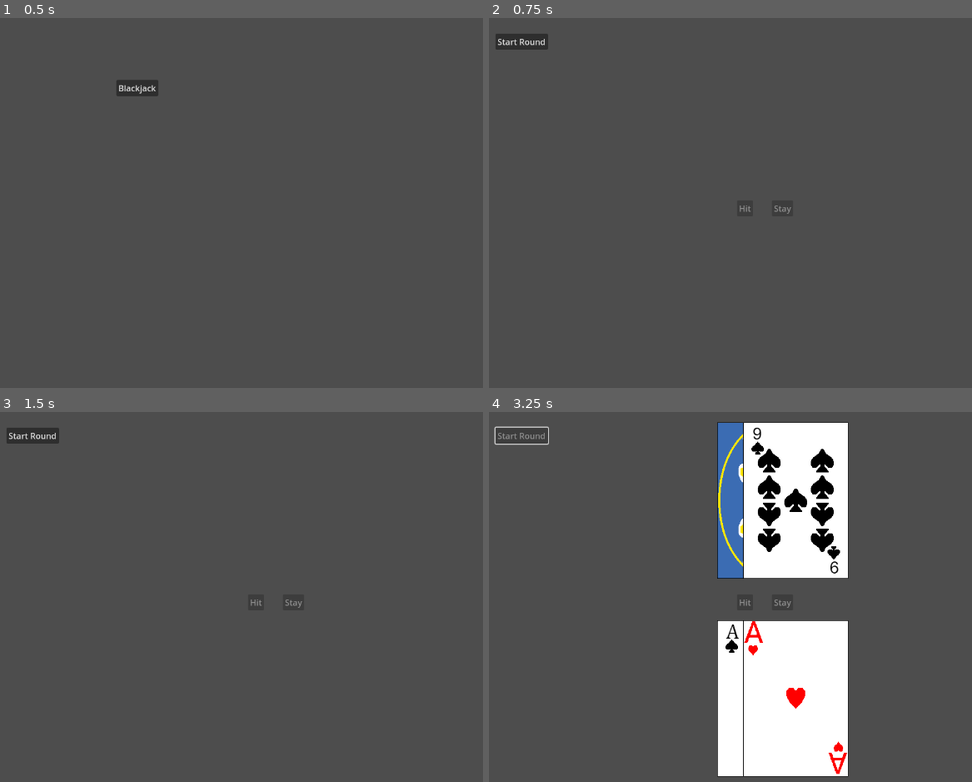
Above: before the commit, frames 1-4 (two rows, left to right).
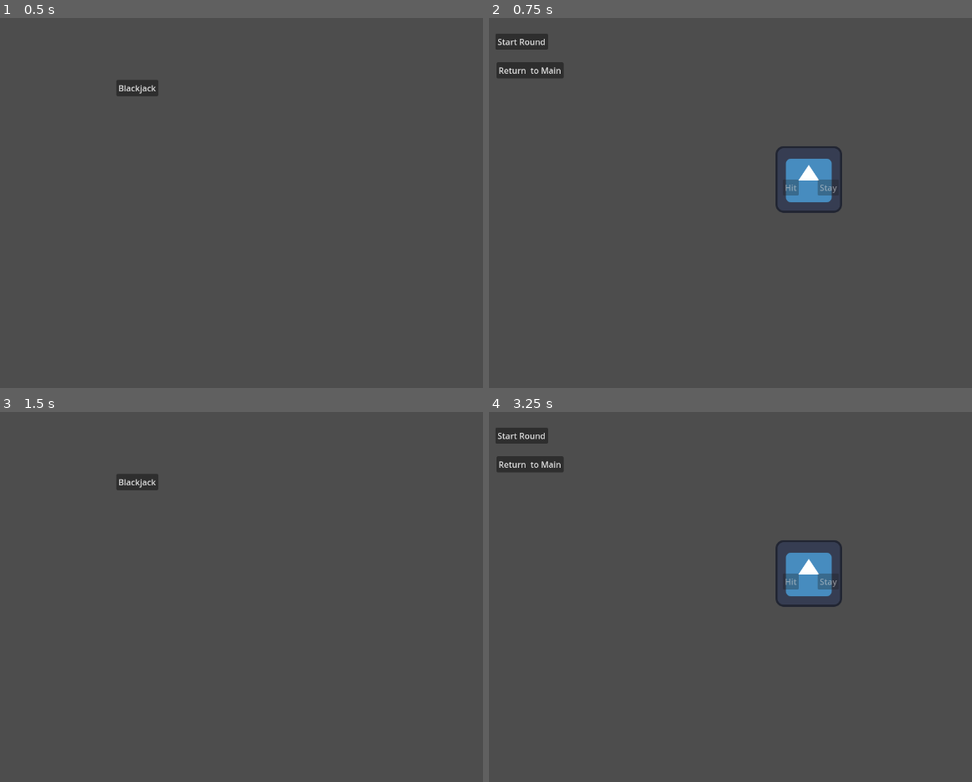
Above: after the commit, the same moments.

Repository: OwenFrakes/congressAppChallenge
Game: Godot game, scene res://Scenes/playerMovement.tscn
Two runs of this game, one before a commit and one after it. Both use one fixed random seed, a clock stepped at 60 frames per second and the inputs below. The engine's default icon, where the game draws it, is replaced by a stand-in: a white triangle on a blue panel in a dark square.
Inputs (mouse positions are in pixels of both pictures, inside the frame that each line leads up to):
- Up to frame 1 (0.5 s): no input
- Up to frame 2 (0.75 s): click "Blackjack" at 0.5 s
- Up to frame 3 (1.5 s): click (43, 463) at 1.25 s, where only the run after the commit has a clickable "Return to Main"
- Up to frame 4 (3.25 s): click (522, 434) at 2 s, where only the run before the commit has a clickable "Start Round"; click (624, 482) at 2.75 s, where only the run after the commit has a clickable "Blackjack"

Frame 1 is identical in both runs. In frame 2, 2.1% of the frame differs, in the area x 1-74%, y 11-53%; in frame 3, 0.8%; in frame 4, 24%, in the area x 1-75%, y 2-99%.

Commit message:
Global Variable + Centeredish Cards

Diff:
--- a/Scenes/blackjack.tscn
+++ b/Scenes/blackjack.tscn
@@ -1,7 +1,9 @@
-[gd_scene load_steps=3 format=3 uid="uid://dc48lkekxqu2l"]
+[gd_scene load_steps=5 format=3 uid="uid://dc48lkekxqu2l"]
 
 [ext_resource type="Script" path="res://Scripts/black_jack_dealer.gd" id="1_ic5ah"]
-[ext_resource type="Script" path="res://Scenes/player.gd" id="2_h7nlf"]
+[ext_resource type="Script" path="res://Scripts/player.gd" id="2_h7nlf"]
+[ext_resource type="Script" path="res://Scripts/player_mover.gd" id="3_wl8o3"]
+[ext_resource type="Texture2D" uid="uid://dxiid5fb4k47q" path="res://Resources/icon.svg" id="4_tjweg"]
 
 [node name="Node2D" type="Node2D"]
 
@@ -19,24 +21,40 @@
 anchor_mode = 0
 
 [node name="HitButton" type="Button" parent="."]
-offset_left = 502.0
-offset_top = 350.0
-offset_right = 533.0
-offset_bottom = 381.0
+z_index = 2
+offset_left = 590.0
+offset_top = 310.0
+offset_right = 621.0
+offset_bottom = 341.0
 disabled = true
 text = "Hit"
 
 [node name="StayButton" type="Button" parent="."]
-offset_left = 569.0
-offset_top = 350.0
-offset_right = 610.0
-offset_bottom = 381.0
+z_index = 2
+offset_left = 657.0
+offset_top = 310.0
+offset_right = 698.0
+offset_bottom = 341.0
 disabled = true
 text = "Stay"
 
 [node name="Player" type="Node" parent="."]
 script = ExtResource("2_h7nlf")
 
+[node name="MainButton" type="Button" parent="."]
+offset_left = 40.0
+offset_top = 85.0
+offset_right = 169.0
+offset_bottom = 116.0
+text = "Return  to Main
+"
+script = ExtResource("3_wl8o3")
+
+[node name="Sprite2D" type="Sprite2D" parent="."]
+position = Vector2(640, 310)
+texture = ExtResource("4_tjweg")
+
 [connection signal="pressed" from="StartButton" to="BlackJackDealer" method="_on_start_button_pressed"]
 [connection signal="pressed" from="HitButton" to="BlackJackDealer" method="_on_hit_button_pressed"]
 [connection signal="pressed" from="StayButton" to="BlackJackDealer" method="_on_stay_button_pressed"]
+[connection signal="pressed" from="MainButton" to="MainButton" method="_on_pressed"]
--- a/Scenes/level.gd
+++ /dev/null
@@ -1,11 +0,0 @@
-extends Node2D
-
-
-# Called when the node enters the scene tree for the first time.
-func _ready() -> void:
-	pass # Replace with function body.
-
-
-# Called every frame. 'delta' is the elapsed time since the previous frame.
-func _process(delta: float) -> void:
-	pass
--- a/Scenes/player.gd
+++ /dev/null
@@ -1,3 +0,0 @@
-class_name Player extends Node
-
-var playerMoney = 0
--- a/Scenes/playerMovement.tscn
+++ b/Scenes/playerMovement.tscn
@@ -1,12 +1,10 @@
-[gd_scene load_steps=5 format=3 uid="uid://d0no6puo6onw3"]
+[gd_scene load_steps=4 format=3 uid="uid://d0no6puo6onw3"]
 
-[ext_resource type="Script" path="res://Scenes/level.gd" id="1_3w6kp"]
 [ext_resource type="Script" path="res://Scripts/player_mover.gd" id="1_qnrmp"]
-[ext_resource type="Script" path="res://Scenes/player.gd" id="2_aa37n"]
-[ext_resource type="Script" path="res://Scenes/world.gd" id="3_of3cb"]
+[ext_resource type="Script" path="res://Scripts/player.gd" id="2_aa37n"]
+[ext_resource type="Script" path="res://Scripts/world.gd" id="3_of3cb"]
 
 [node name="PlayerMovement" type="Node2D"]
-script = ExtResource("1_3w6kp")
 
 [node name="Camera2D" type="Camera2D" parent="."]
 anchor_mode = 0
--- a/Scripts/black_jack_dealer.gd
+++ b/Scripts/black_jack_dealer.gd
@@ -61,12 +61,13 @@
 	var dealerHand = dealer.getHand()
 	var dealerPos = 0 # Shifts each of the cards over.
 	var dVisLayer = 1 # Changes the order the cards are seen when overlaping.
+	var dCardOffset = ((101 * (len(dealer.getHand()) - 1))) / 2
 	for card in dealerHand:
 		card.updateCardFace()
-		card.position = Vector2((1280.0/2.0 + dealerPos - 75), 170)
+		card.position = Vector2(((1280.0/2.0) - dCardOffset + dealerPos), 150)
 		card.set_z_index(dVisLayer)
 		dVisLayer += 1
-		dealerPos += 50
+		dealerPos += 101
 		print("Dealer" + card.getSuit() + " " + str(card.getValue()))
 
 #Arranges the player's hand.
@@ -74,31 +75,33 @@
 	var playerHand = playerRef.getHand()
 	var playerPos = 0 # Shifts each of the cards over.
 	var pVisLayer = 1 # Changes the order the cards are seen when overlaping.
+	var pCardOffset = ((101 * (len(dealer.getHand()) - 1))) / 2
 	for card in playerHand:
 		card.updateCardFace()
-		card.position = Vector2((1280.0/2.0 + playerPos - 75), 550)
+		card.position = Vector2(((1280.0/2.0) - pCardOffset + playerPos), 550)
 		card.set_z_index(pVisLayer)
 		pVisLayer += 1
-		playerPos += 50
+		playerPos += 101
+		print(card.position)
 		print("Player" + card.getSuit() + " " + str(card.getValue()))
 
 # Gets the total of a given hand, needs a hand as a parameter.
 func handTotal(hand):
-	var handTotal = 0
+	var total = 0
 	for card in hand:
-		handTotal += card.getValue()
-	return handTotal
+		total += card.getValue()
+	return total
 
 #Automatically checks the players hand. And only the players hand.
 #"ends" the round by turning the buttons on/off, otherwise contiunes.
 func checkHand():
-	var handTotal = handTotal(playerRef.getHand())
+	var playerTotal = handTotal(playerRef.getHand())
 
-	if(handTotal == 21):
+	if(playerTotal == 21):
 		print("Blackjack")
 		toggleHitStay(false)
 		toggleStartBtn(true)
-	elif(handTotal > 21):
+	elif(playerTotal > 21):
 		print("Player Bust: " + str(handTotal))
 		toggleHitStay(false)
 		toggleStartBtn(true)
@@ -154,6 +157,7 @@
 	else:
 		print("Player won over dealer. " + str(handTotal(playerRef.getHand())))
 
+
 	toggleStartBtn(true)
 
 func closeRound():
--- a/Scripts/card.gd
+++ b/Scripts/card.gd
@@ -6,7 +6,7 @@
 var faceUp = false
 
 func _ready():
-	set_texture_filter(1)
+	set_texture_filter(TEXTURE_FILTER_NEAREST)
 
 func setCard(newSuit, newValue):
 	suit = newSuit
--- /dev/null
+++ b/Scripts/player.gd
@@ -0,0 +1,7 @@
+class_name Player extends Node
+
+var playerMoney = 0
+
+func _ready() -> void:
+	playerMoney = StaticPlayerVariables.globalPlayerMoney
+	print(str(playerMoney))
--- a/Scripts/player_mover.gd
+++ b/Scripts/player_mover.gd
@@ -5,4 +5,13 @@
 
 #Changes the scene to blackjack.
 func _on_black_jack_button_pressed() -> void:
-	get_tree().change_scene_to_file("res://Scenes/blackjack.tscn")
+	var newScene = load("res://Scenes/blackjack.tscn")
+	get_tree().change_scene_to_packed(newScene)
+
+
+func changeToMain():
+	var mainScene = load("res://Scenes/playerMovement.tscn")
+	get_tree().change_scene_to_packed(mainScene)
+
+func _on_pressed() -> void:
+	changeToMain()
--- /dev/null
+++ b/Scripts/static_player_variables.gd
@@ -0,0 +1,3 @@
+extends Node
+
+var globalPlayerMoney = 0
--- a/project.godot
+++ b/project.godot
@@ -15,6 +15,10 @@
 config/features=PackedStringArray("4.3", "Forward Plus")
 config/icon="res://Resources/icon.svg"
 
+[autoload]
+
+StaticPlayerVariables="*res://Scripts/static_player_variables.gd"
+
 [display]
 
 window/size/viewport_width=1280
Renamed: Scenes/world.gd -> Scripts/world.gd
